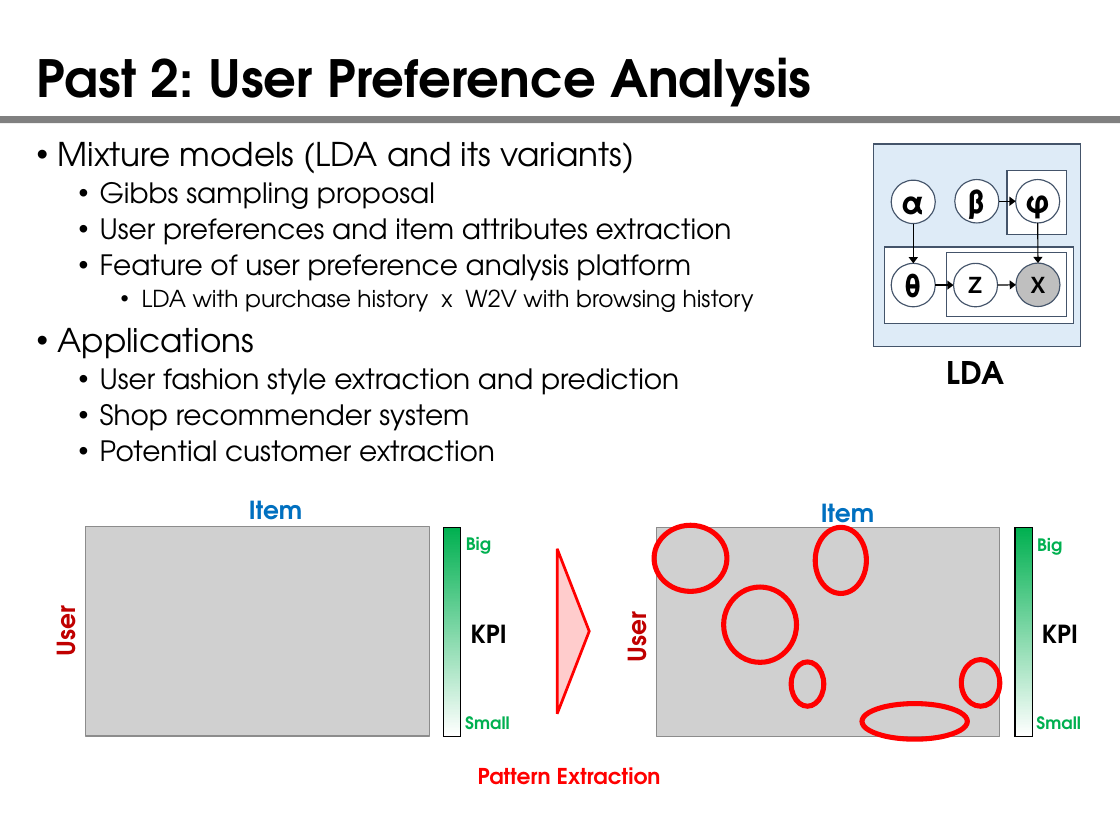
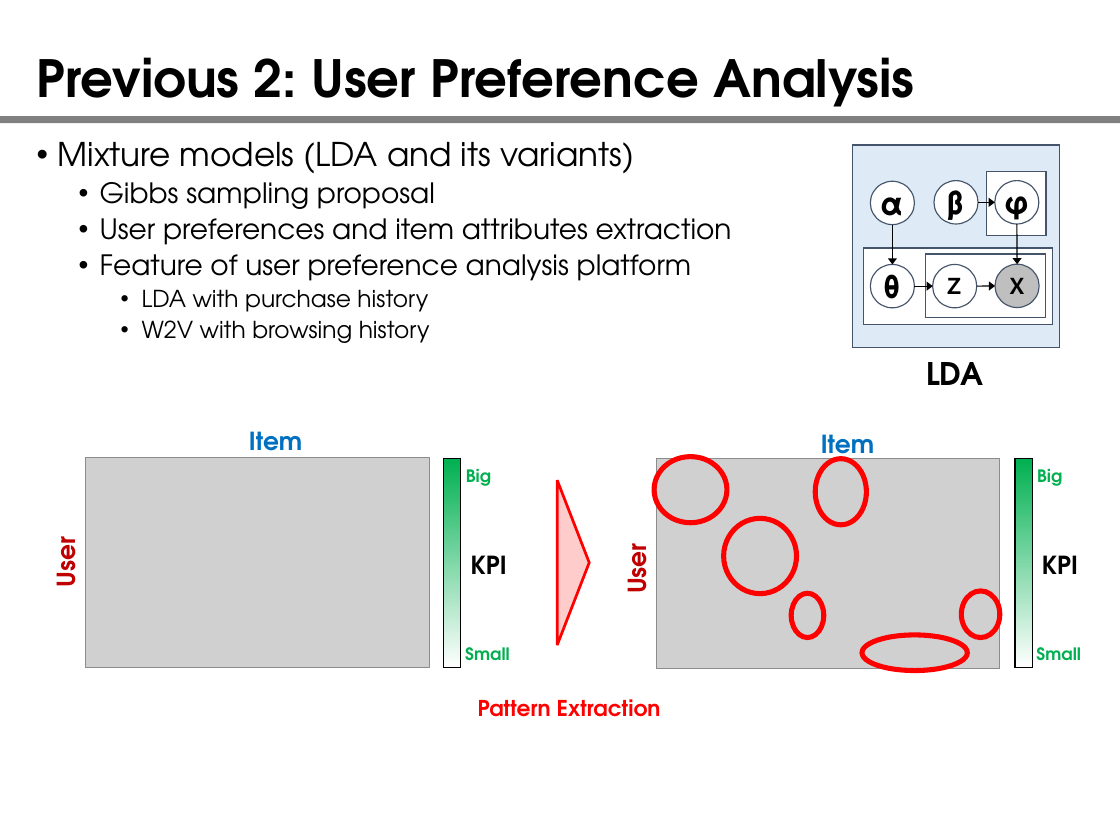
Before and after one commit to yangbin64/document, a slide deck: slide 5 of introduction.pptx (slide 4 before the commit). Drawn at 1120x840 pixels with LibreOffice and Linux fonts; fonts in the diff are those of the drawing; grey boxes stand for pictures. Boxes give left, top, right and bottom in pixels: in the first picture for what was removed or moved away, otherwise in the second. Text is boxed around its words. In the diff, an @@ line names an element or a change of style, - is before the commit and + after.

```diff
--- a/introduction.pptx
+++ b/introduction.pptx
@@ title at bbox=[37, 57, 914, 118]: text changed @@
-Past 2: User Preference Analysis
+Previous 2: User Preference Analysis
@@ text at bbox=[142, 289, 430, 343]: text changed; size 18 to 15 pt @@
-    • LDA with purchase history x W2V with browsing history
-• Applications
-  • User fashion style extraction and prediction
-  • Shop recommender system
-  • Potential customer extraction
+    • LDA with purchase history
+    • W2V with browsing history
@@ 6 ellipses, 5 arrows, 4 rectangles, 1 text: place and size @@
-6 ellipses, 5 arrows, 4 rectangles, 1 text at bbox=[874, 144, 1080, 384]
+6 ellipses, 5 arrows, 4 rectangles, 1 text at bbox=[853, 146, 1060, 385]
@@ 11 texts, 6 ellipses, 2 pictures, 2 rectangles, 1 triangle: place and size @@
-11 texts, 6 ellipses, 2 pictures, 2 rectangles, 1 triangle at bbox=[44, 500, 1081, 785]
+11 texts, 6 ellipses, 2 pictures, 2 rectangles, 1 triangle at bbox=[44, 431, 1081, 717]
```
Also in this commit, not shown: 4 other slides changed, 2 slides added, 1 slide removed.
